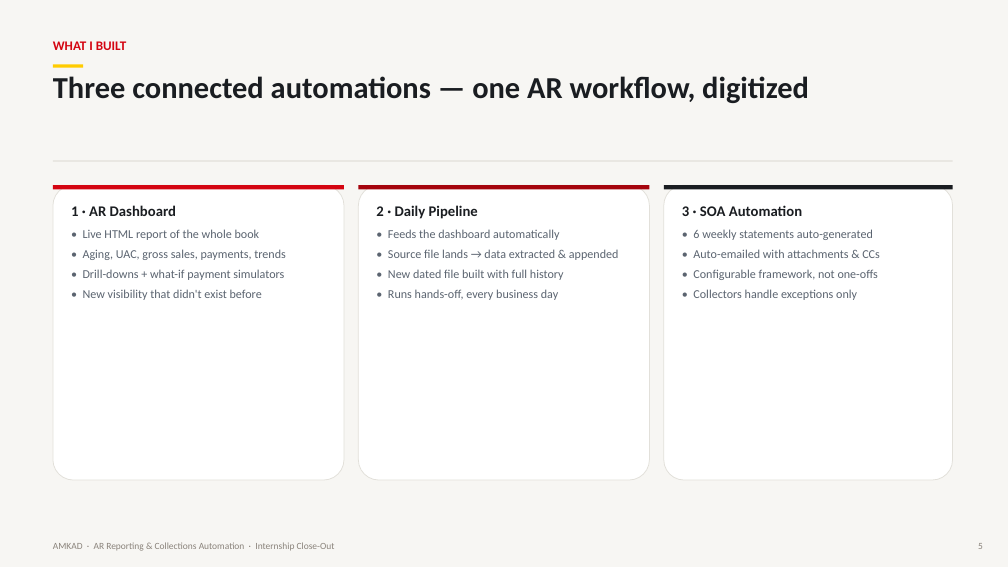
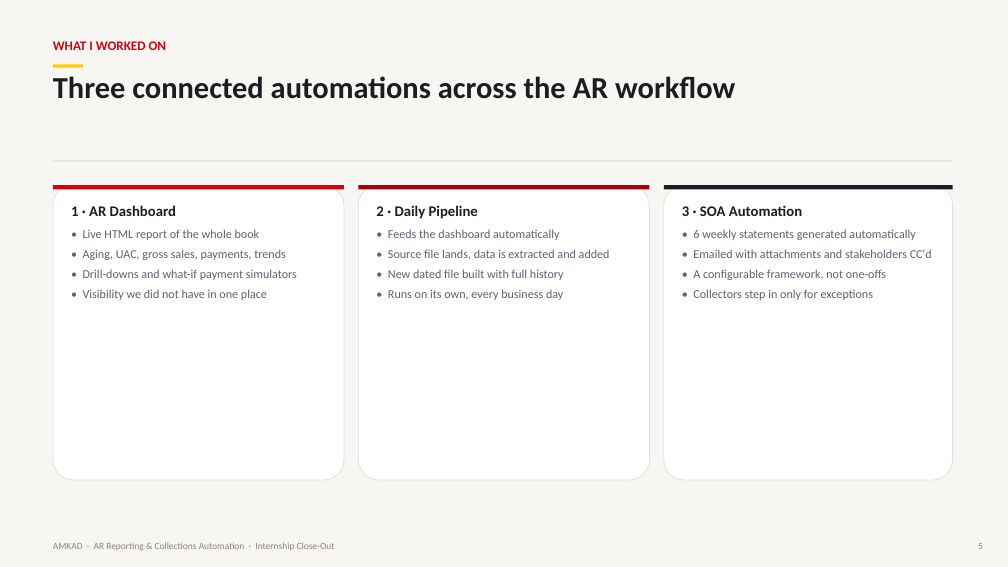
Before and after one commit to jkadadihi/Power-BI-, a slide deck: slide 5 of docs/AMKAD_Internship_Presentation.pptx. Drawn at 1008x567 pixels with LibreOffice and Linux fonts; fonts in the diff are those of the drawing. Boxes give left, top, right and bottom in pixels: in the first picture for what was removed or moved away, otherwise in the second. Text is boxed around its words. In the diff, an @@ line names an element or a change of style, - is before the commit and + after.

```diff
--- a/docs/AMKAD_Internship_Presentation.pptx
+++ b/docs/AMKAD_Internship_Presentation.pptx
@@ text at (53, 41, 167, 50): text changed @@
-WHAT I BUILT
+WHAT I WORKED ON
@@ text at (53, 76, 735, 99): text changed @@
-Three connected automations — one AR workflow, digitized
+Three connected automations across the AR workflow
@@ text at (693, 229, 932, 300): text changed @@
-• 6 weekly statements auto-generated
-• Auto-emailed with attachments & CCs
-• Configurable framework, not one-offs
-• Collectors handle exceptions only
+• 6 weekly statements generated automatically
+• Emailed with attachments and stakeholders CC'd
+• A configurable framework, not one-offs
+• Collectors step in only for exceptions
@@ text at (83, 269, 297, 300): text changed @@
-• Drill-downs + what-if payment simulators
-• New visibility that didn't exist before
+• Drill-downs and what-if payment simulators
+• Visibility we did not have in one place
@@ text at (388, 249, 610, 259): text changed @@
-• Source file lands → data extracted & appended
+• Source file lands, data is extracted and added
@@ text at (388, 289, 563, 300): text changed @@
-• Runs hands-off, every business day
+• Runs on its own, every business day
```
Also in this commit, not shown: 12 other slides changed, 1 other file.
